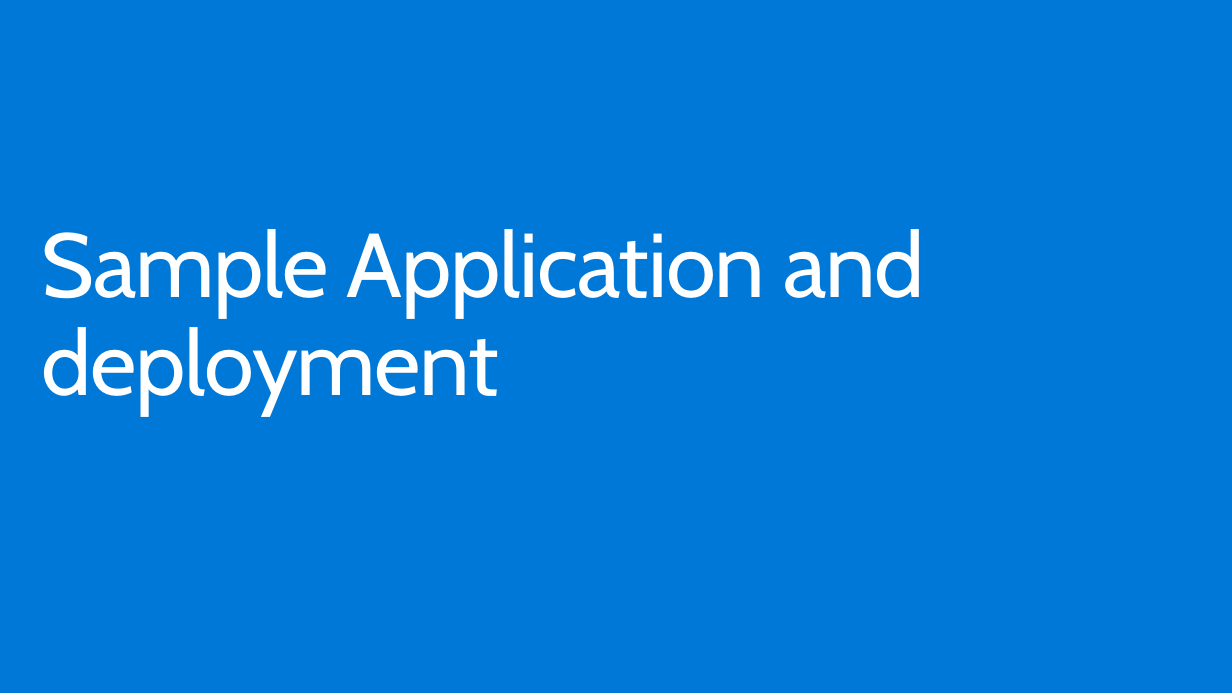
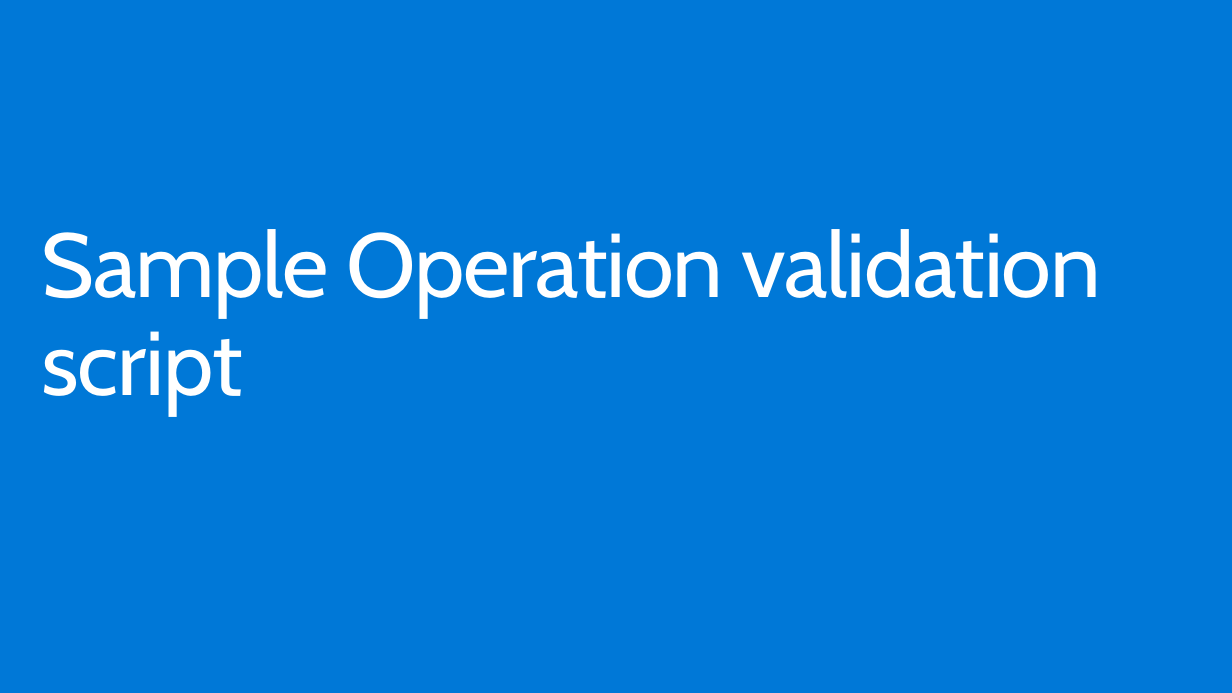
Before and after one commit to riteshmodi123/Presentations, a slide deck: slide 11 of OpsValidation.pptx (slide 7 before the commit). Drawn at 1232x693 pixels with LibreOffice and Linux fonts; fonts in the diff are those of the drawing. Boxes give left, top, right and bottom in pixels: in the first picture for what was removed or moved away, otherwise in the second. Text is boxed around its words. In the diff, an @@ line names an element or a change of style, - is before the commit and + after.

```diff
--- a/OpsValidation.pptx
+++ b/OpsValidation.pptx
@@ title at bbox=[42, 229, 1101, 415]: text changed @@
-Sample Application and deployment
+Sample Operation validation script
```
Also in this commit, not shown: 8 slides added, 2 slides removed.
